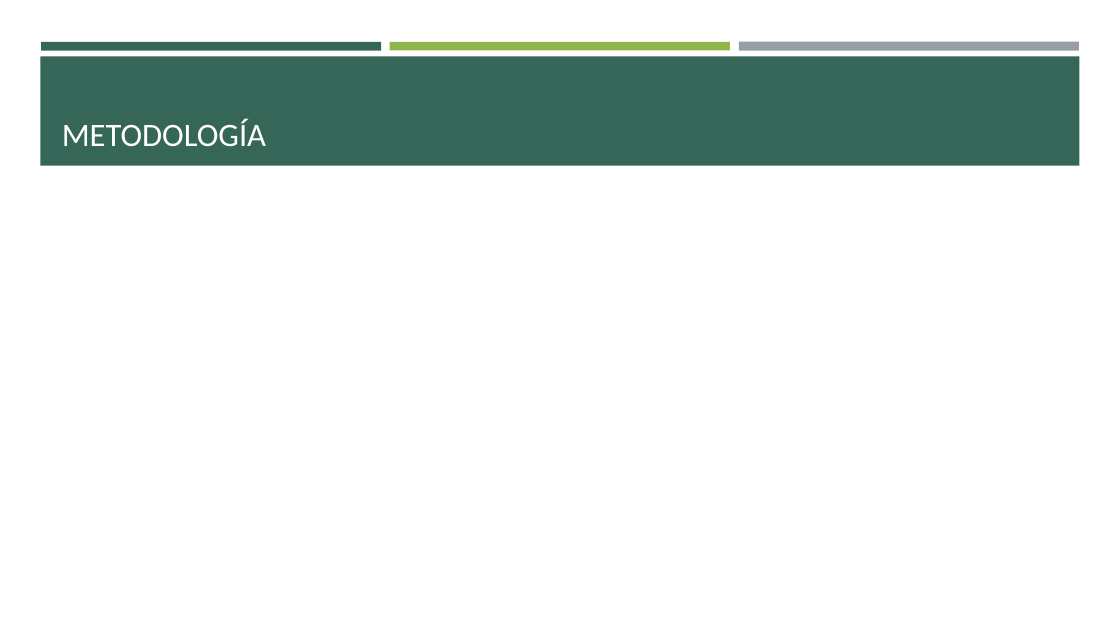
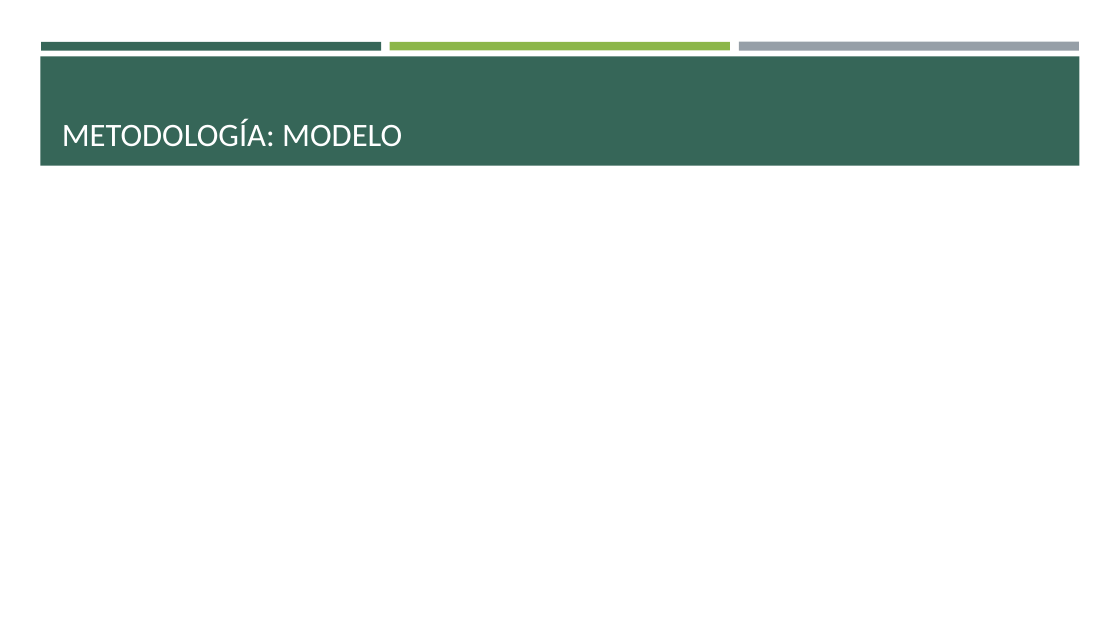
Before and after one commit to ErickaBermudez/spider-classification, a slide deck: slide 4 of docs/02 Final Project Presentation.pptx (slide 3 before the commit). Drawn at 1120x630 pixels with LibreOffice and Linux fonts; fonts in the diff are those of the drawing. Boxes give left, top, right and bottom in pixels: in the first picture for what was removed or moved away, otherwise in the second. Text is boxed around its words. In the diff, an @@ line names an element or a change of style, - is before the commit and + after.

```diff
--- a/docs/02 Final Project Presentation.pptx
+++ b/docs/02 Final Project Presentation.pptx
@@ title at (62, 120, 402, 146): text changed @@
-METODOLOGÍA
+METODOLOGÍA: MODELO
```
Also in this commit, not shown: 1 other slide changed, 2 slides added, 5 other files.
